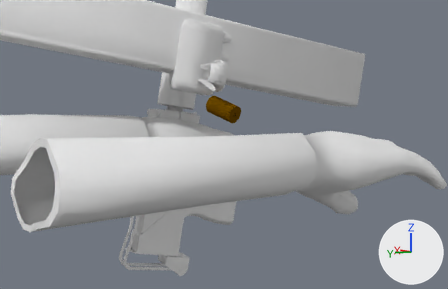
Before and after pictures for a commit that changed the Blender file Joshua-Boo-Boos DMD Combat Mod/Mac-10.blend.
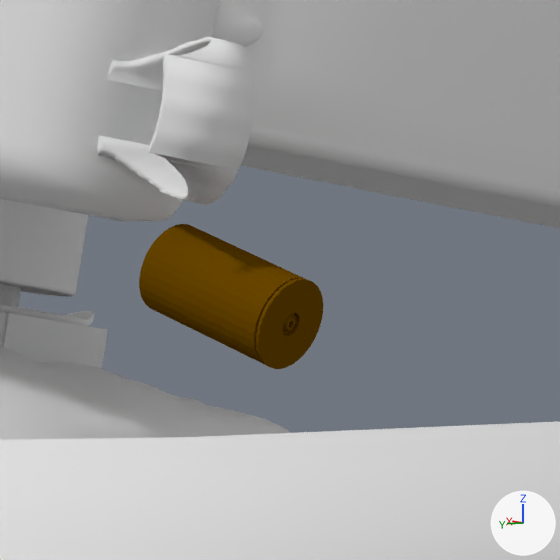
There are two pictures of each version: one from a camera (50 mm lens) standing at (-6.87, 4.53, -0.04) and looking at (4.79, -3.18, -1.32), one close up on the part from 40% to 64% of the width and 18% to 55% of the height. Arrows for +X, +Y and +Z are at lower right; the lights stay in place.

Before the edit, the objects in view are built like this:
```python
me_circle_001 = bpy.data.meshes.new('Circle.001')
me_circle_001.from_pydata(...)  # 416 vertices, 385 faces; spans x -0.225..0.225, y -0.2..0.2, z -0.125..0.125
me_circle_001.materials.append(mat_brass)  # its picture is missing
me_cube_002 = bpy.data.meshes.new('Cube.002')
me_cube_002.from_pydata(...)  # 3879 vertices, 7329 faces; spans x -4.51..4.51, y -0.71..0.71, z -1.41..1.41
me_cube_002.materials.append(mat_gunmetal)  # its picture is missing
me_cube_009 = bpy.data.meshes.new('Cube.009')
me_cube_009.from_pydata(...)  # 64 vertices, 124 faces; spans x -0.384..0.384, y -0.134..0.134, z -0.247..0.247
me_cube_009.polygons.foreach_set('use_smooth', [True] * 124)
me_cube_009.materials.append(mat_gunmetal)  # its picture is missing
ob_bolt = bpy.data.objects.new('Bolt', me_cube_009)
ob_bolt.location = (5.34, -2.802, 0.629)
ob_bolt.rotation_euler = (-0.339, -1.369, -1.284)  # degrees (-19, -78, -74)
ob_bolt.scale = (2.1, 2.1, 2.1)
ob_bullet = bpy.data.objects.new('Bullet', me_circle_001)
ob_bullet.location = (4.855, -3.21, -0.531)
ob_bullet.rotation_euler = (-0.106, -0.545, -0.319)  # degrees (-6.1, -31, -18)
ob_bullet.scale = (1.81, 1.81, 1.81)
ob_mac_10 = bpy.data.objects.new('Mac-10', me_cube_002)
ob_mac_10.location = (7.003, -3.892, -0.409)
ob_mac_10.rotation_euler = (-0.339, -1.369, -1.284)  # degrees (-19, -78, -74)
# also in view: 'Magazine' at (5.8, -2.89, 0.92); 'Hands.001' at (3.32, -0.86, -1.47); 'Charging Handle' at (4.83, -2.91, 0.21)
```
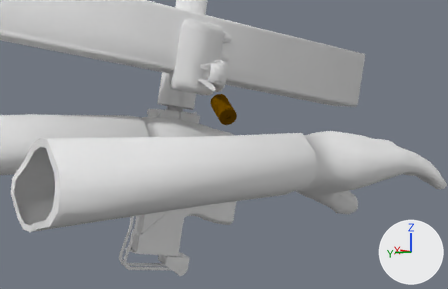
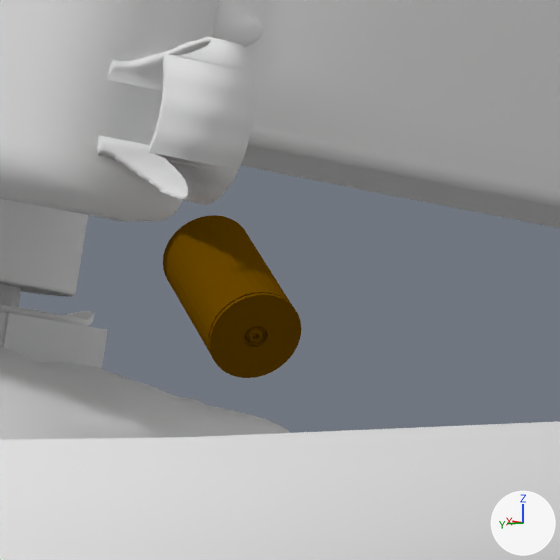
Commit message: I updated the Mac-10.

What differs and where, as boxes (x1, y1, x2, y2) in the close-ups (560 x 560 px):
'Bullet', turned
    before: (139, 224, 323, 369)
    after: (163, 215, 301, 378)

Diff of the bpy script that builds the scene:
```diff
--- a/Joshua-Boo-Boos DMD Combat Mod/Mac-10.blend.py
+++ b/Joshua-Boo-Boos DMD Combat Mod/Mac-10.blend.py
@@ ob_bullet @@
 ob_bullet.location = (4.855, -3.21, -0.531)
-ob_bullet.rotation_euler = (-0.106, -0.545, -0.319)  # degrees (-6.1, -31, -18)
+ob_bullet.rotation_euler = (-1.166, -1.052, -0.417)  # degrees (-67, -60, -24)
 ob_bullet.scale = (1.81, 1.81, 1.81)
```
